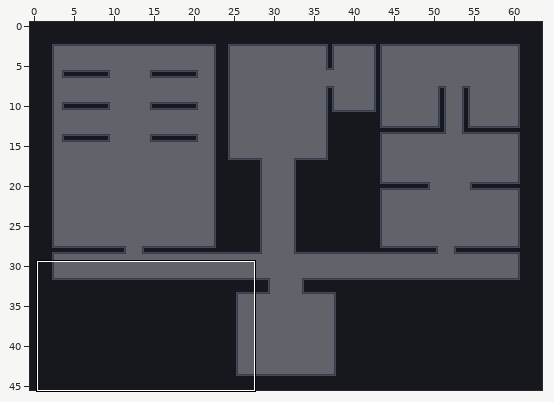
A Tiled map (JSON) gets an edit: public/assets/maps/office8.tmj. The picture above shows the old version from afar; the outline marks the close-up.
Close-up. Before:
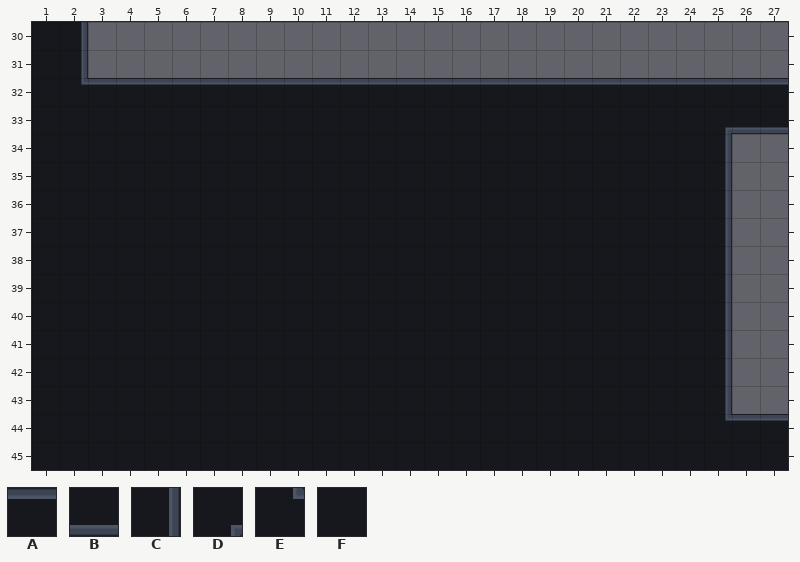
Cells are 64x64 px. Shown: x 1..27, y 30..45.
Key: from "walls": A 223, B 230, C 234, D 236, E 237, F 238.
_ is an empty cell.
Layers that did not change in this view are not listed.
Layer "walls" before, first column x 1:
30 FC_________________________
31 FC_________________________
32 FEAAAAAAAAAAAAAAAAAAAAAAAAA
33 FFFFFFFFFFFFFFFFFFFFFFFFDBB
34 FFFFFFFFFFFFFFFFFFFFFFFFC__
35 FFFFFFFFFFFFFFFFFFFFFFFFC__
36 FFFFFFFFFFFFFFFFFFFFFFFFC__
37 FFFFFFFFFFFFFFFFFFFFFFFFC__
38 FFFFFFFFFFFFFFFFFFFFFFFFC__
39 FFFFFFFFFFFFFFFFFFFFFFFFC__
40 FFFFFFFFFFFFFFFFFFFFFFFFC__
41 FFFFFFFFFFFFFFFFFFFFFFFFC__
42 FFFFFFFFFFFFFFFFFFFFFFFFC__
43 FFFFFFFFFFFFFFFFFFFFFFFFC__
44 FFFFFFFFFFFFFFFFFFFFFFFFEAA
45 FFFFFFFFFFFFFFFFFFFFFFFFFFF
Once edited:
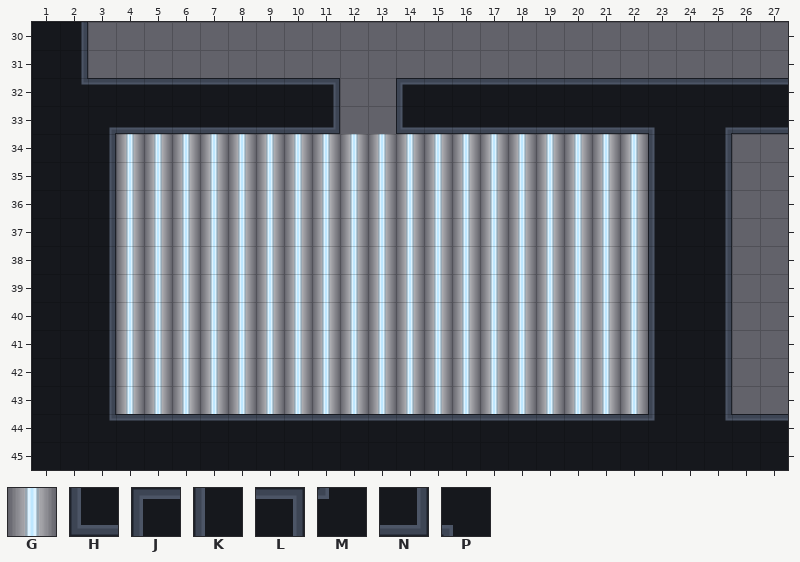
Further tiles: from "kenney": G 515; from "walls": H 208, J 212, K 216, L 218, M 225, N 226, P 233.
See-through tiles are keyed as they look on the map.
Diff:
Changed rows in their new state; . is an unchanged cell.
Layer "floor":
first column x 4:
34 GGGGGGGGGGGGGGGGGGG
35 GGGGGGGGGGGGGGGGGGG
36 GGGGGGGGGGGGGGGGGGG
37 GGGGGGGGGGGGGGGGGGG
38 GGGGGGGGGGGGGGGGGGG
39 GGGGGGGGGGGGGGGGGGG
40 GGGGGGGGGGGGGGGGGGG
41 GGGGGGGGGGGGGGGGGGG
42 GGGGGGGGGGGGGGGGGGG
43 GGGGGGGGGGGGGGGGGGG
Layer "walls":
first column x 3:
32 ........L__J.........
33 DBBBBBBBN__HBBBBBBBBP
34 C___________________K
35 C___________________K
36 C___________________K
37 C___________________K
38 C___________________K
39 C___________________K
40 C___________________K
41 C___________________K
42 C___________________K
43 C___________________K
44 EAAAAAAAAAAAAAAAAAAAM
